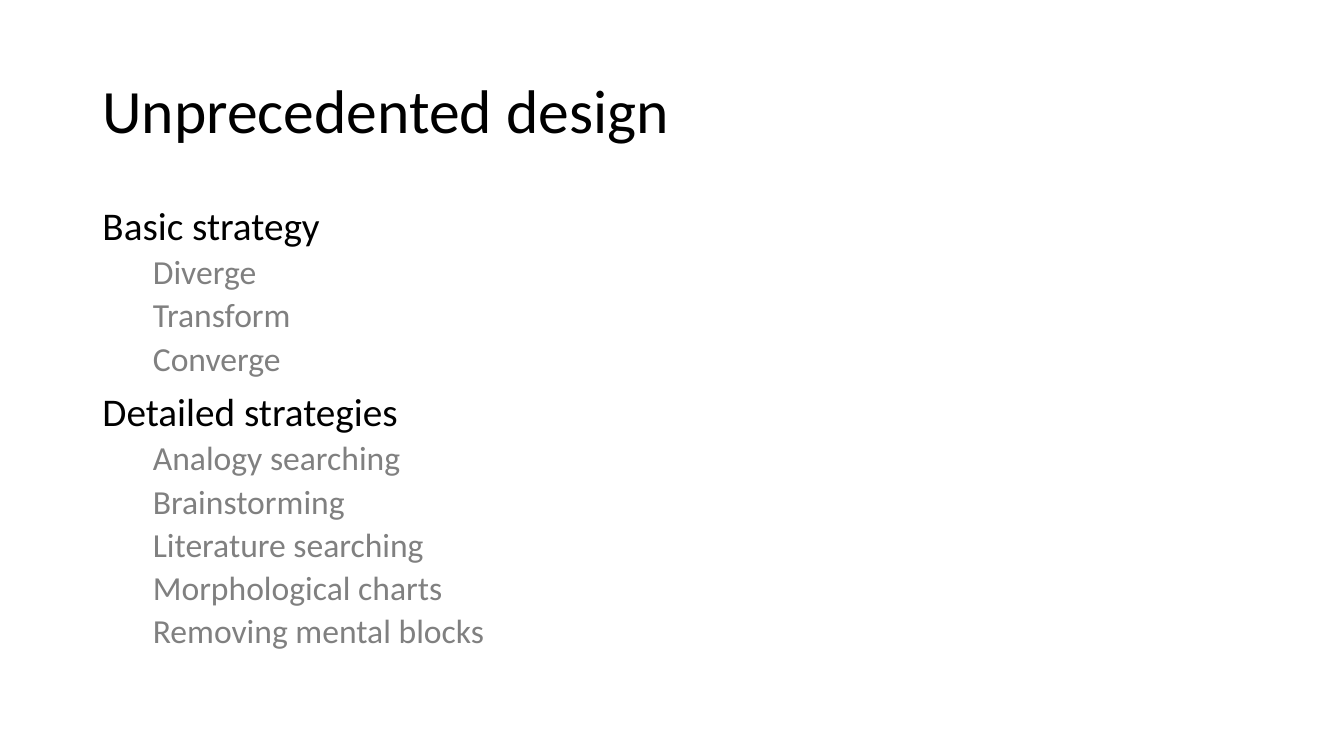
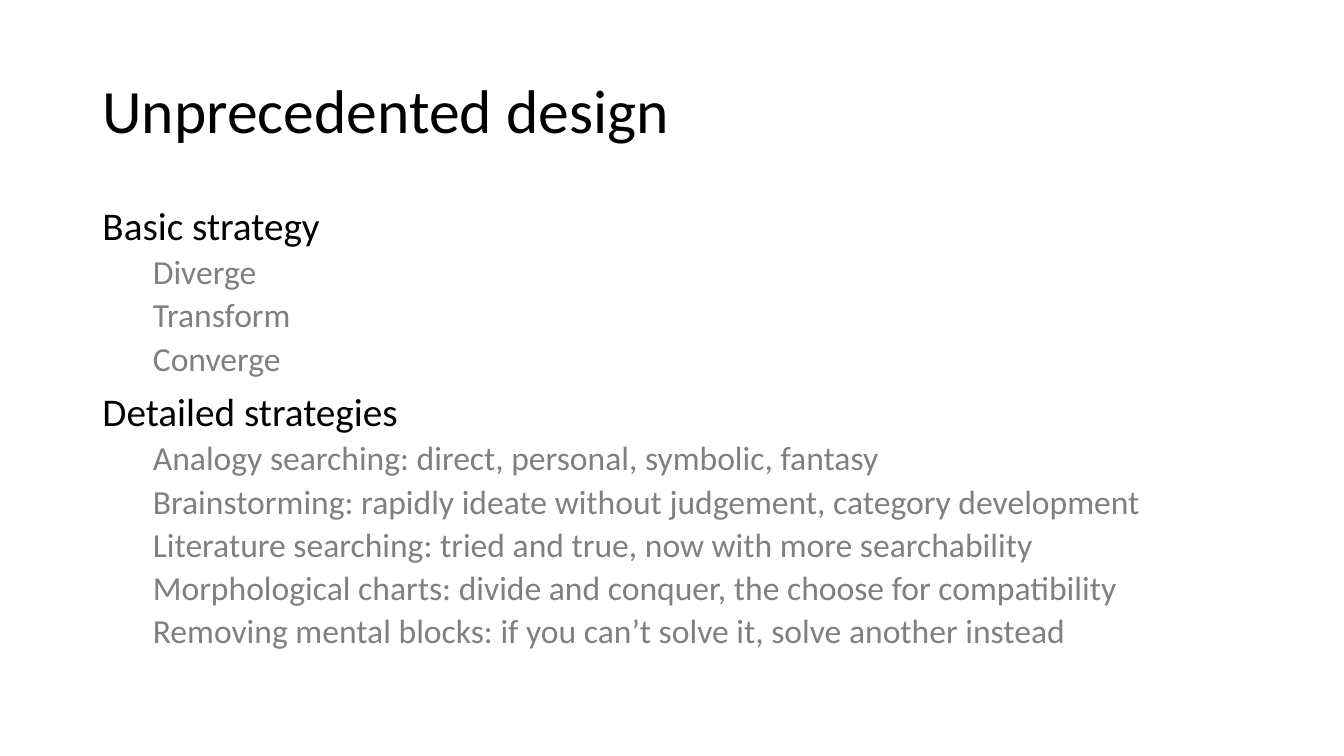
Before and after one commit to IrenaNiu/SU_CPSC_5200_20WQ, a slide deck: slide 8 of lectures/20WQ-01-30 Architecture patterns and styles.pptx (slide 24 before the commit). Drawn at 1344x756 pixels with LibreOffice and Linux fonts; fonts in the diff are those of the drawing. Boxes give left, top, right and bottom in pixels: in the first picture for what was removed or moved away, otherwise in the second. Text is boxed around its words. In the diff, an @@ line names an element or a change of style, - is before the commit and + after.

```diff
--- a/lectures/20WQ-01-30 Architecture patterns and styles.pptx
+++ b/lectures/20WQ-01-30 Architecture patterns and styles.pptx
@@ text at [153, 446, 1139, 649]: text changed @@
-  Analogy searching
-  Brainstorming
-  Literature searching
-  Morphological charts
-  Removing mental blocks
+  Analogy searching: direct, personal, symbolic, fantasy
+  Brainstorming: rapidly ideate without judgement, category development
+  Literature searching: tried and true, now with more searchability
+  Morphological charts: divide and conquer, the choose for compatibility
+  Removing mental blocks: if you can’t solve it, solve another instead
```
Also in this commit, not shown: 5 slides added.
